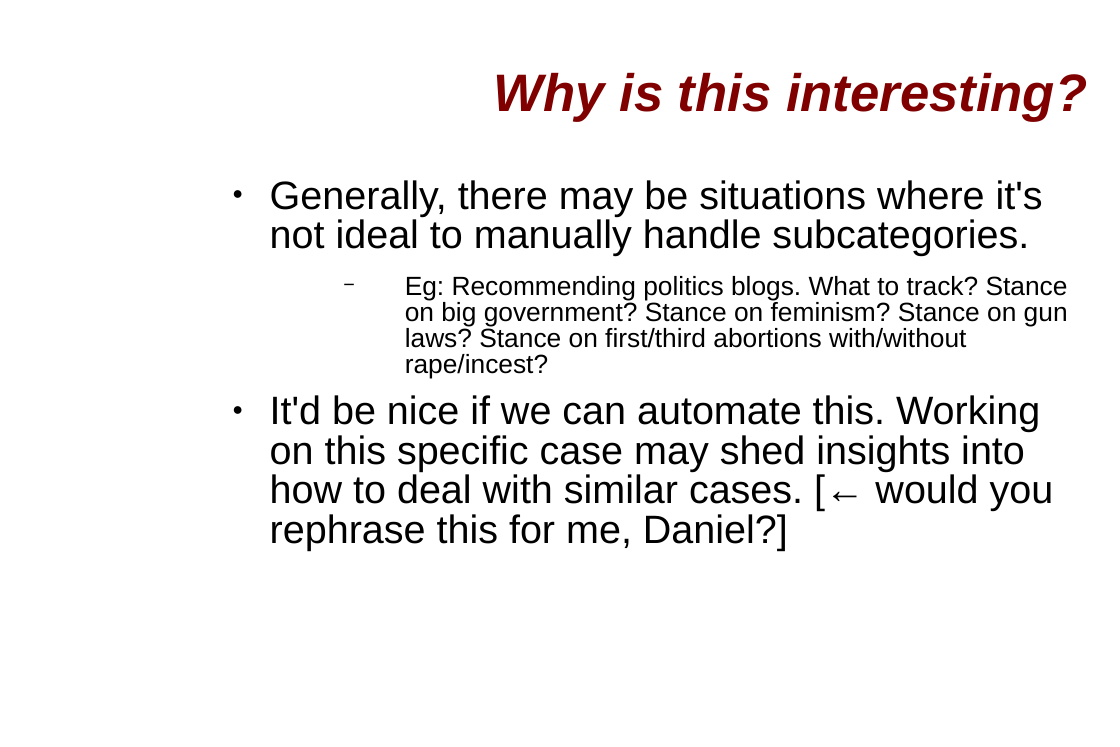
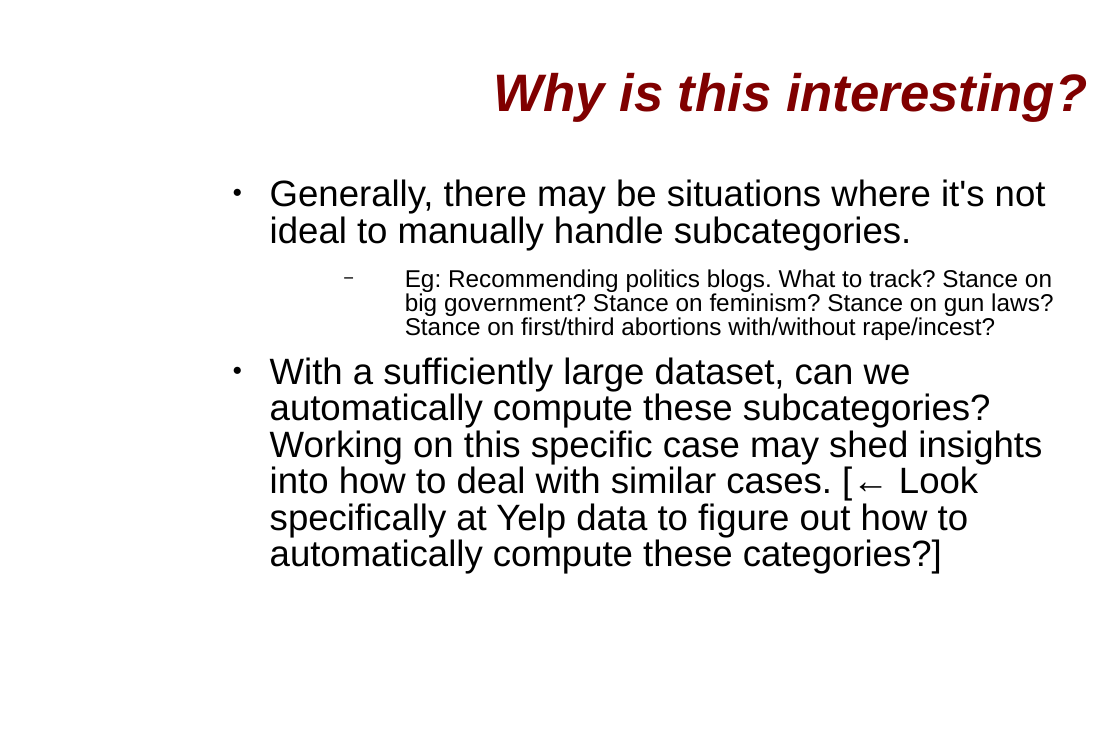
Before and after one commit to chylu/cs123-yelp-project, a slide deck: slide 4 of proposal_presentation.ppt. Drawn at 1120x747 pixels with LibreOffice and Linux fonts; fonts in the diff are those of the drawing; background and template pictures are left out. Boxes give left, top, right and bottom in pixels: in the first picture for what was removed or moved away, otherwise in the second. Text is boxed around its words. In the diff, an @@ line names an element or a change of style, - is before the commit and + after.

```diff
--- a/proposal_presentation.ppt
+++ b/proposal_presentation.ppt
@@ text at [270,179,1053,340]: size 27 to 25 pt in "Generally, there may be situations where it's ..."; size 18 to 16.6 pt in "Eg: Recommending politics blogs. What to track? ..." @@
@@ text at [270,357,1042,573]: text changed; size 27 to 25 pt @@
-● It'd be nice if we can automate this. Working on this specific case may shed insights into how to deal with similar cases. [← would you rephrase this for me, Daniel?]
+● With a sufficiently large dataset, can we automatically compute these subcategories? Working on this specific case may shed insights into how to deal with similar cases. [← Look specifically at Yelp data to figure out how to automatically compute these categories?]
```
Also in this commit, not shown: 2 other slides changed, 7 slides added, 1 slide removed.
